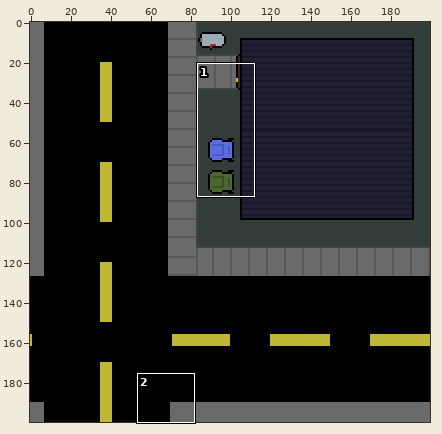
Edited in one commit: sprite sheet (BG.png). Above, an overview of the earlier version with the close-up marked.
Close-up. Old version:
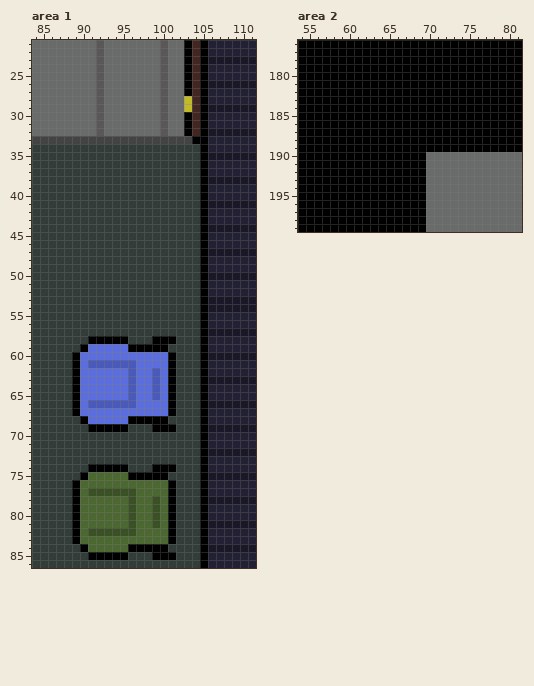
The file is 200x200 pixels. Colours within 5 levels of each other are drawn and written as one. Shown: area 1: x 84..111, y 21..86; area 2: x 54..81, y 176..199.
Once edited:
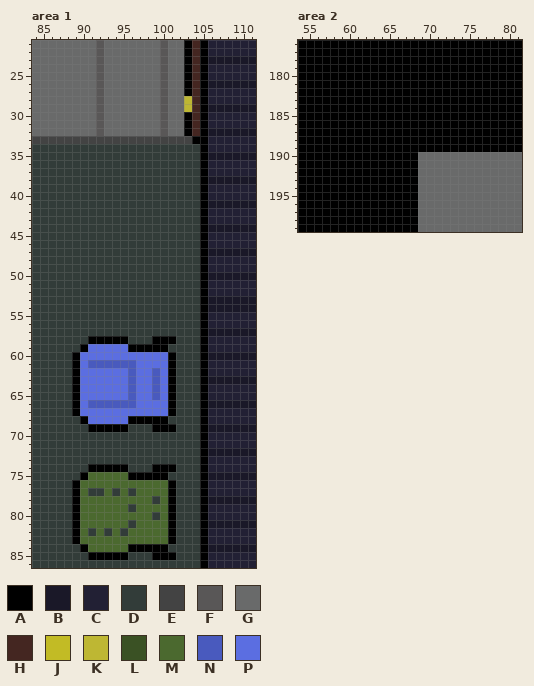
Palette (. is transparent): A #000000  B #1a1828  C #222034  D #323c39  E #434343  F #595757  G #696a6a  H #442621  J #c2bb25  K #beb733  L #3a5124  M #4b692f  N #495abe  P #5b6ee1
What changed:
Changed rows in their new state; - is an unchanged pixel.
Area 1:
first column x 103:
28 K
29 K
first column x 91:
77 DDMDMD---
78 -----M--D
79 -----D--M
80 -----M--D
81 -----D--M
82 DMDMDM---
Area 2:
first column x 69:
190 G
191 G
192 G
193 G
194 G
195 G
196 G
197 G
198 G
199 G
Where, in picture pixels (left, top, right, bottom), the same in both close-ups:
changed: (184, 96, 192, 112)
changed: (88, 488, 160, 536)
changed: (418, 152, 426, 232)
